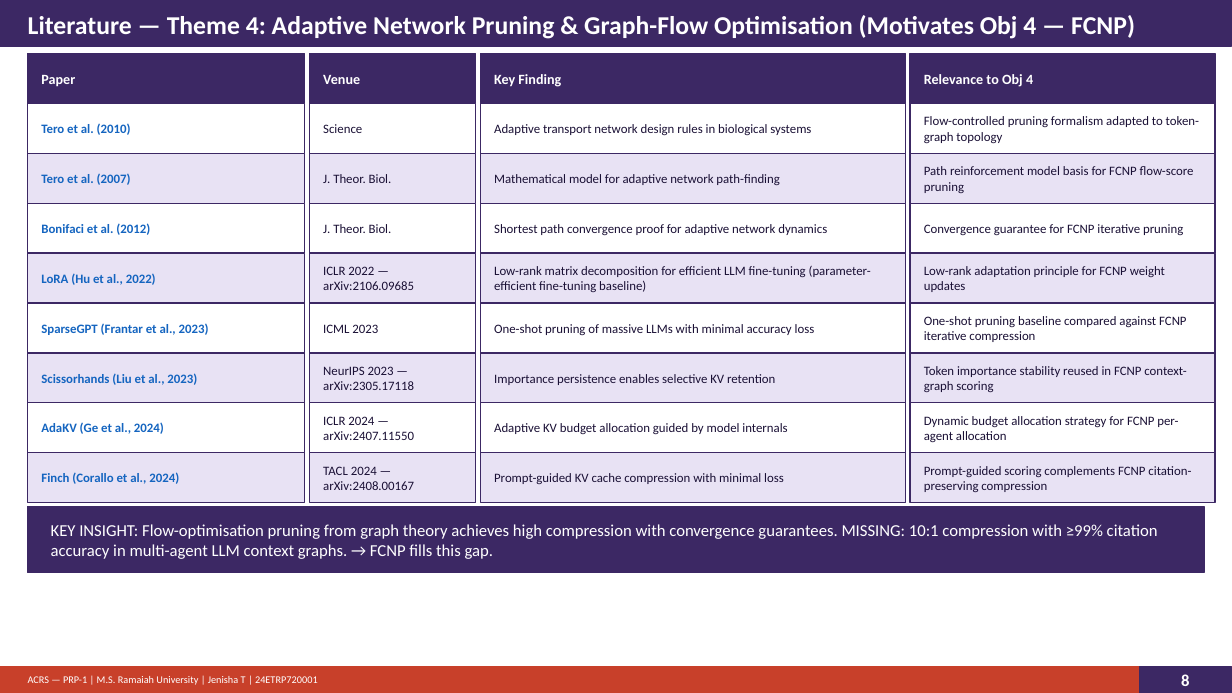
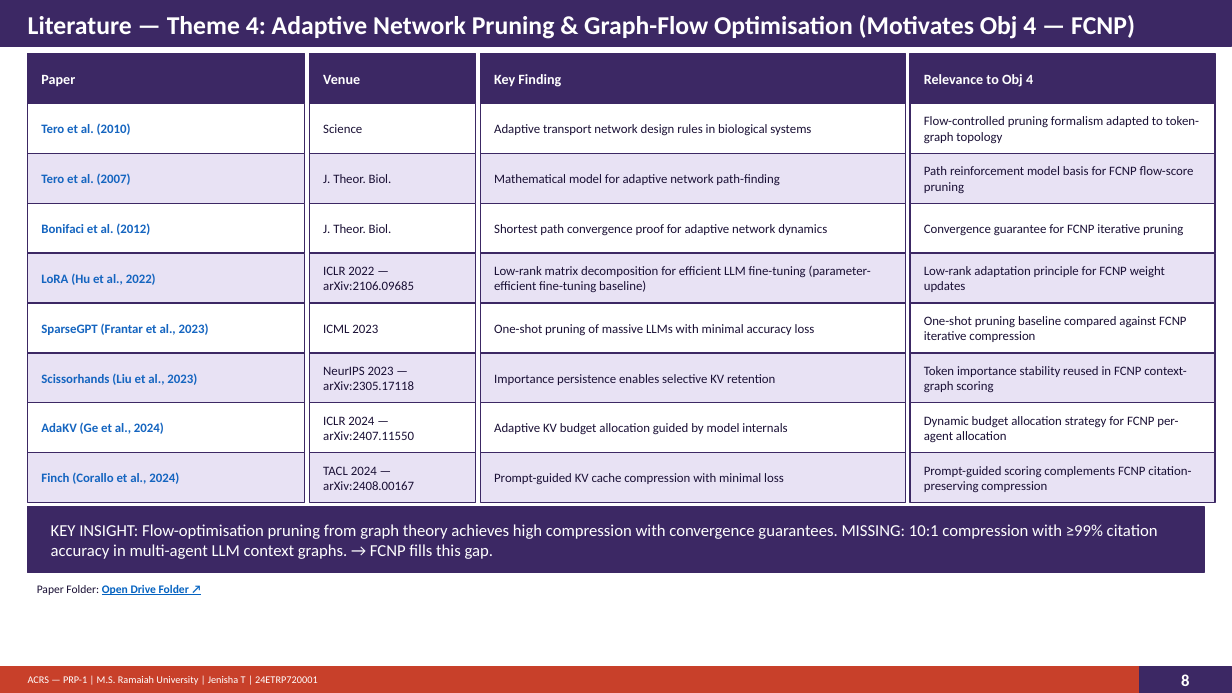
Before and after one commit to joyjeni/phd-agentic-ai-master, a slide deck: slide 8 of ACRS_PhD_Proposal_v8_1.pptx. Drawn at 1232x693 pixels with LibreOffice and Linux fonts; fonts in the diff are those of the drawing. Boxes give left, top, right and bottom in pixels: in the first picture for what was removed or moved away, otherwise in the second. Text is boxed around its words. In the diff, an @@ line names an element or a change of style, - is before the commit and + after.

```diff
--- a/ACRS_PhD_Proposal_v8_1.pptx
+++ b/ACRS_PhD_Proposal_v8_1.pptx
@@ text added at box(37, 585, 189, 595), 9 pt, text #0563C1, bold, underline @@
+Paper Folder: Open Drive Folder ↗
```
Also in this commit, not shown: 14 other slides changed, 1 other file.
